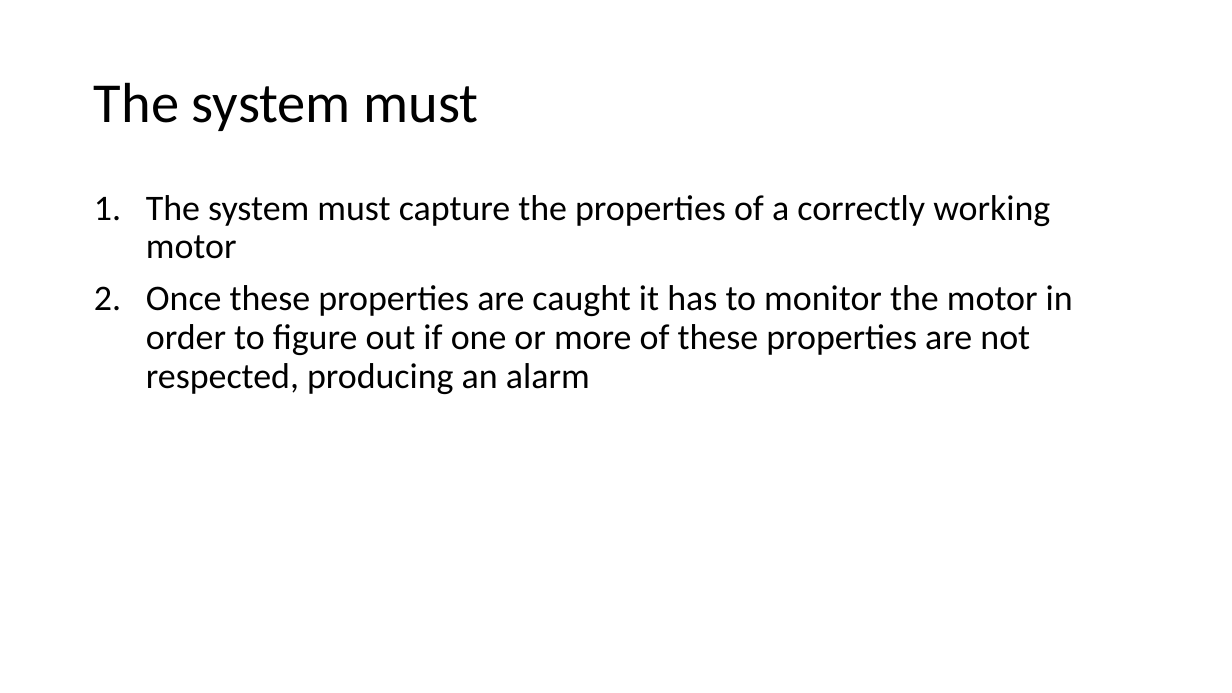
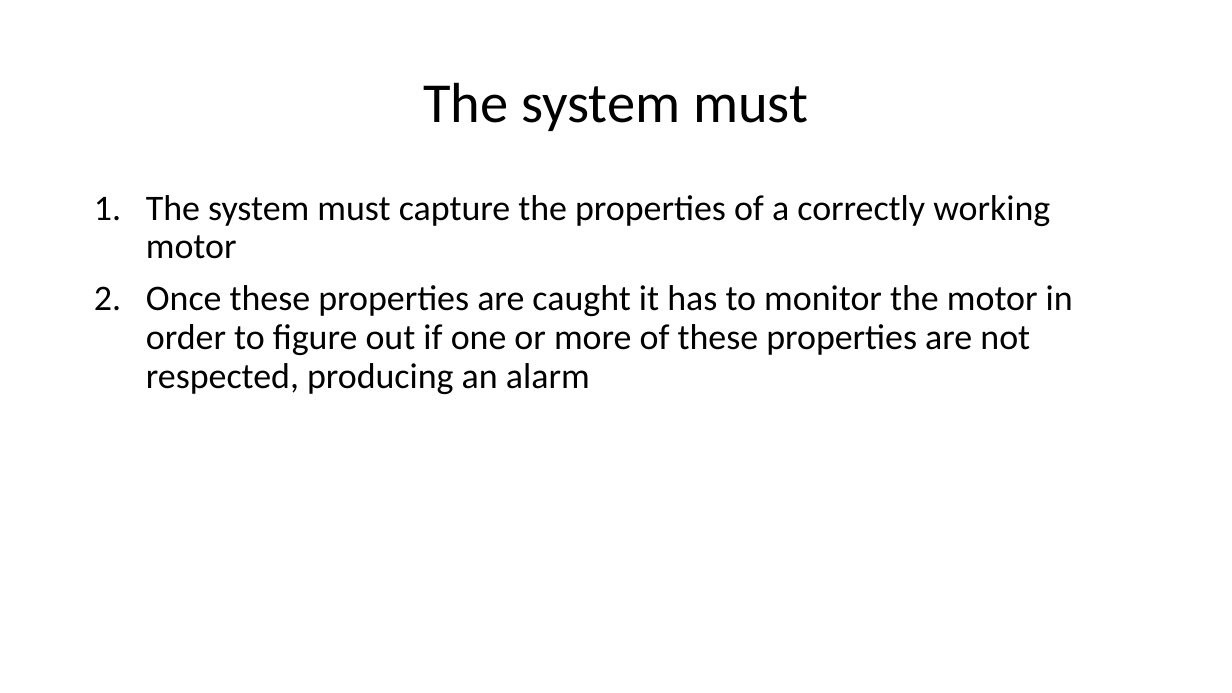
Before and after one commit to urzino/FanMonitoringBlueCoin, a slide deck: slide 3 of Pervasive_presentation_Milestone1_group8.pptx. Drawn at 1232x693 pixels with LibreOffice and Linux fonts; fonts in the diff are those of the drawing. Boxes give left, top, right and bottom in pixels: in the first picture for what was removed or moved away, otherwise in the second. Text is boxed around its words. In the diff, an @@ line names an element or a change of style, - is before the commit and + after.

```diff
--- a/Pervasive_presentation_Milestone1_group8.pptx
+++ b/Pervasive_presentation_Milestone1_group8.pptx
@@ title "The system must" at [423,82,808,131]: alignment left to centre @@
```
Also in this commit, not shown: 8 other slides changed.
